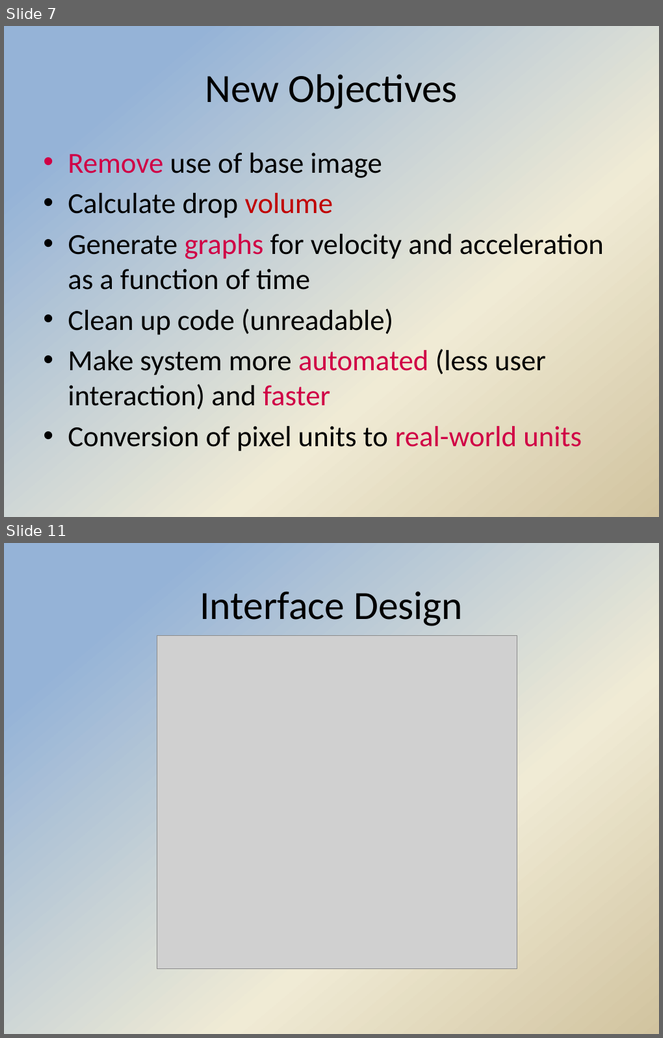
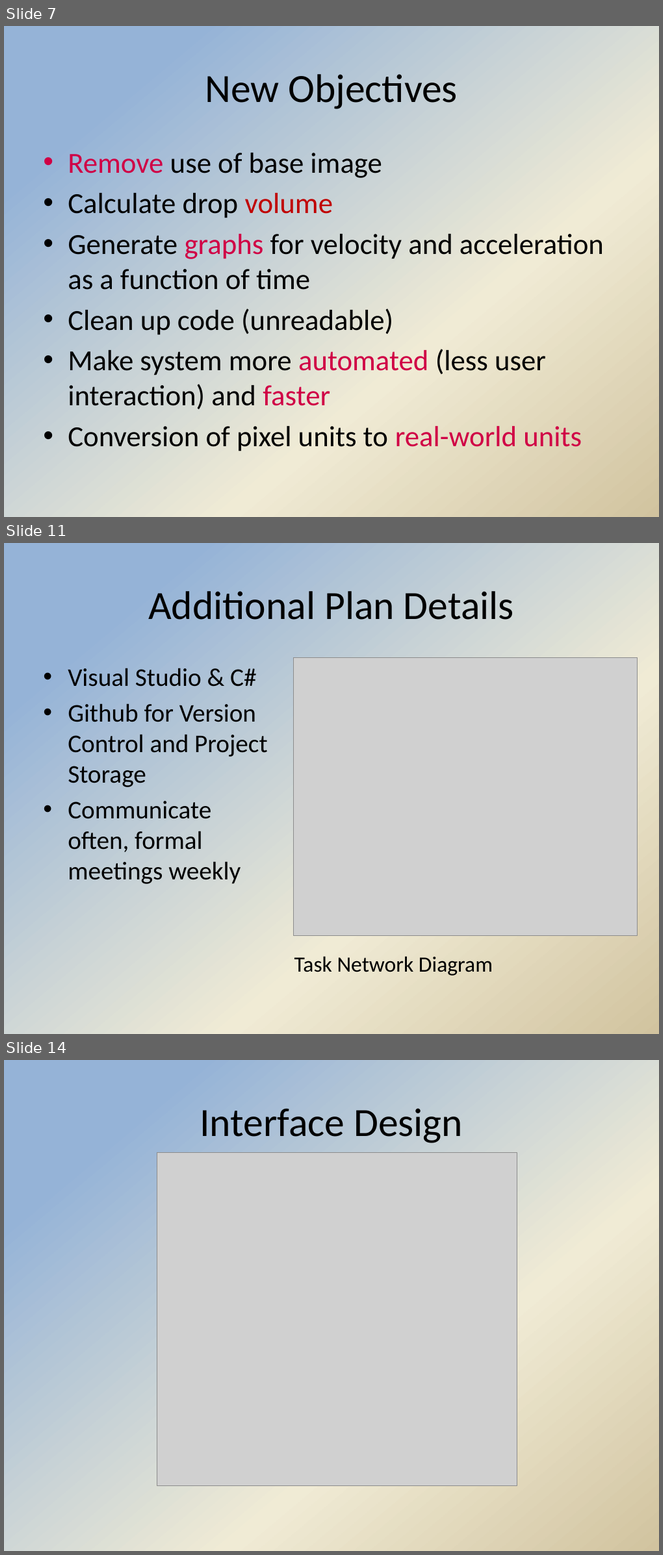
Before and after one commit to Hdtran89/ImageProcessing, a slide deck: A Team Documents/Interim presentation.pptx. Shown one above the other, each under a label of ours: slides 7 and 11 before the commit, slides 7, 11 and 14 after it; the slides between them are not shown. The pictures are 663x1038 and 663x1555 pixels, drawn with LibreOffice and Linux fonts; fonts in the diff are those of the drawing; grey boxes stand for pictures; background and template pictures are left out. Boxes give left, top, right and bottom in pixels: in the first picture for what was removed or moved away, otherwise in the second. Text is boxed around its words. In the diff, an @@ line names an element or a change of style, - is before the commit and + after.

```diff
--- a/A Team Documents/Interim presentation.pptx
+++ b/A Team Documents/Interim presentation.pptx
@@ slide 11 added at (4,543,659,1034), background gradient #95B3D7 to #F0EBD5 to #D1C39F @@
@@ title added at (148,591,514,620), 44 pt, text #000000 @@
+Additional Plan Details
@@ picture added at (294,657,638,936) @@
@@ text added at (68,668,267,884), 28 pt, text #000000 @@
+• Visual Studio & C#
+• Github for Version Control and Project Storage
+• Communicate often, formal meetings weekly
@@ text added at (295,956,493,976), 24 pt, text #000000 @@
+Task Network Diagram
@@ what was slide 11 is now slide 14 @@
```
Also in this commit, not shown: 6 slides changed, 2 other slides added.
